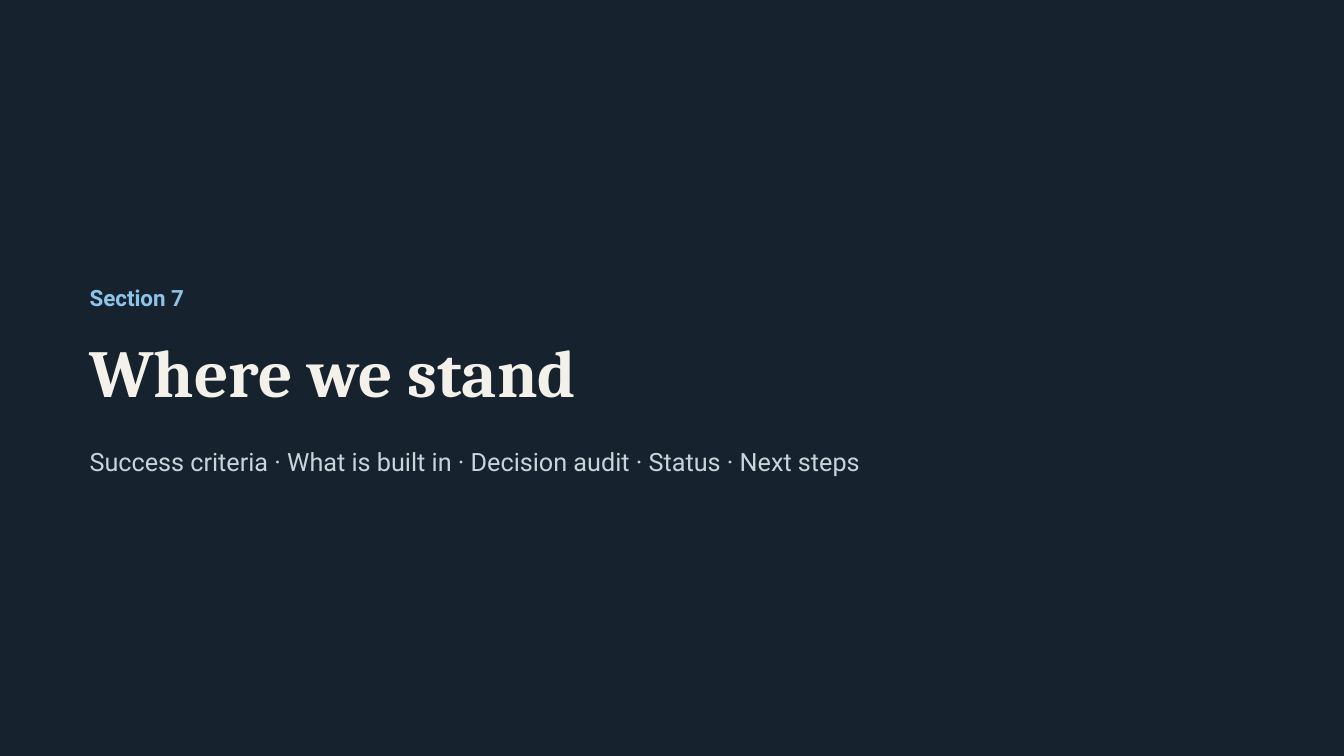
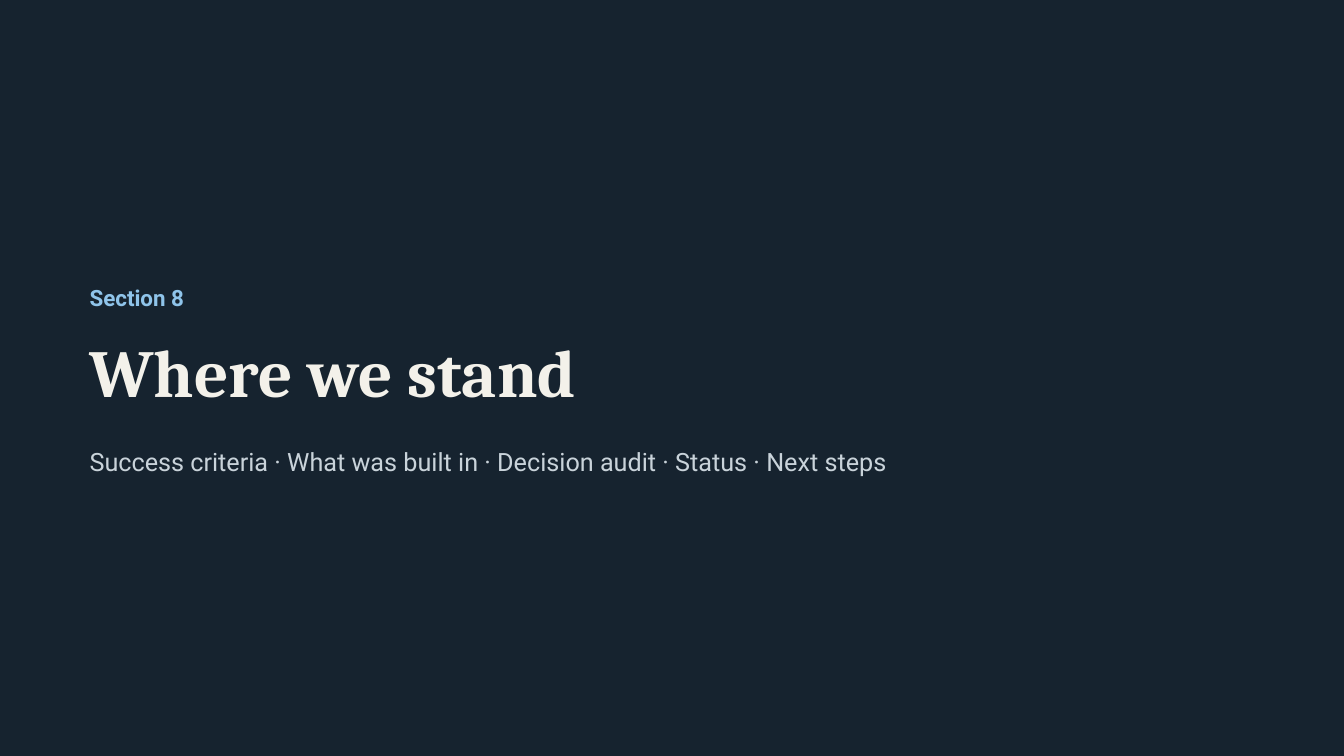
Before and after one commit to emrecandir9/TRDP, a slide deck: slide 75 of docs/TRDP Study Progress.pptx (slide 66 before the commit). Drawn at 1344x756 pixels with LibreOffice and Linux fonts; fonts in the diff are those of the drawing. Boxes give left, top, right and bottom in pixels: in the first picture for what was removed or moved away, otherwise in the second. Text is boxed around its words. In the diff, an @@ line names an element or a change of style, - is before the commit and + after.

Commit message:
Presentations updated to 12 November: Gate 2, review, freeze and the held-out result
Full deck: new section 7 (slides 66-74) and revised overview, status,
timeline, weak points and summary. Short version: pages 1-2 rebuilt and
pages 17-24 replaced. docs/README.md lists both as current.

```diff
--- a/docs/TRDP Study Progress.pptx
+++ b/docs/TRDP Study Progress.pptx
@@ text at (x1=90, y1=289, x2=184, y2=306): text changed @@
-Section 7
+Section 8
@@ text at (x1=90, y1=452, x2=887, y2=476): text changed @@
-Success criteria · What is built in · Decision audit · Status · Next steps
+Success criteria · What was built in · Decision audit · Status · Next steps
```
Also in this commit, not shown: 13 other slides changed, 9 slides added, 2 other files.
